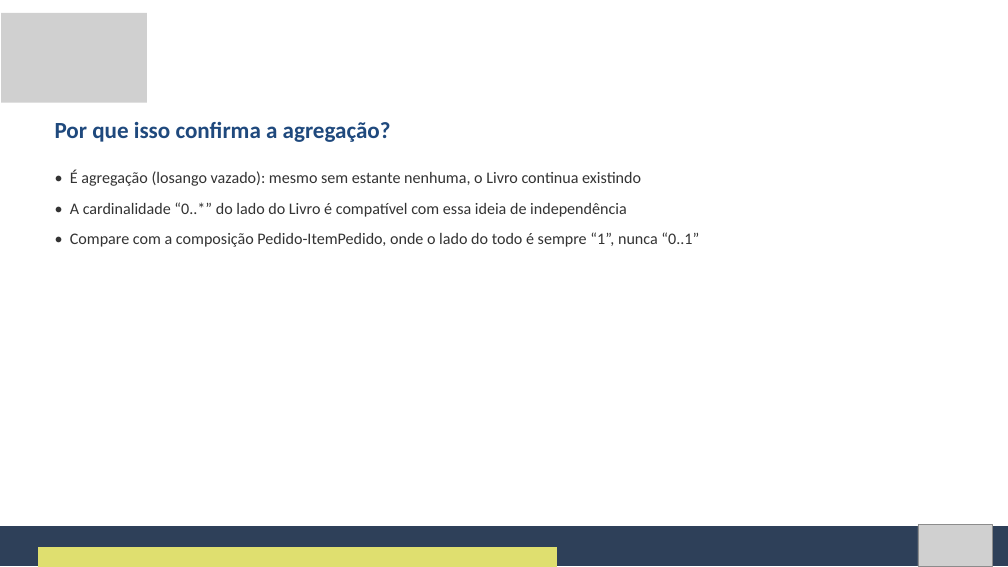
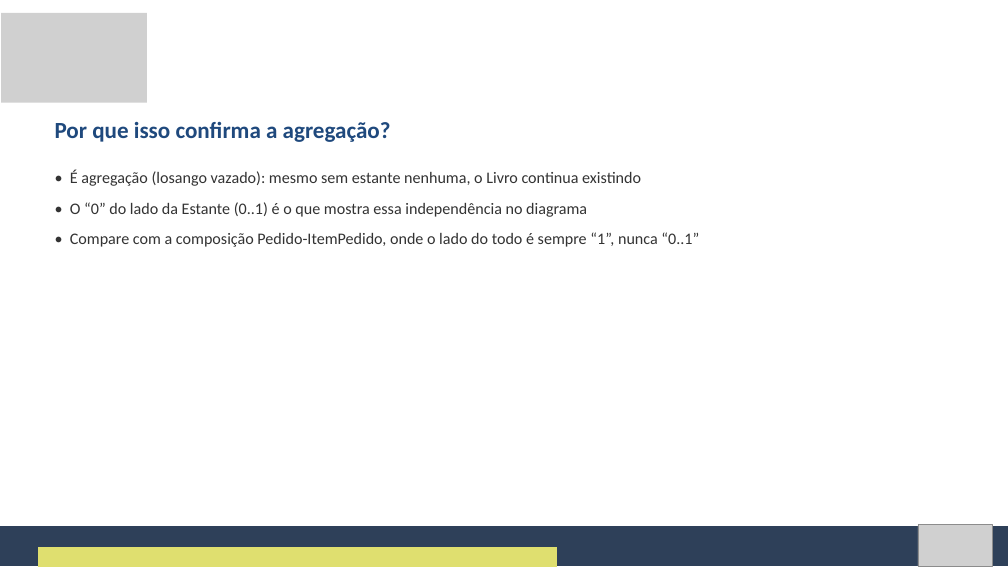
Before and after one commit to Natan20/Curso-Modelagem-De-Sistemas-Material, a slide deck: slide 62 of Aula 06 - 25-09-2026/Aula 6 - Slides.pptx. Drawn at 1008x567 pixels with LibreOffice and Linux fonts; fonts in the diff are those of the drawing; grey boxes stand for pictures. Boxes give left, top, right and bottom in pixels: in the first picture for what was removed or moved away, otherwise in the second. Text is boxed around its words. In the diff, an @@ line names an element or a change of style, - is before the commit and + after.

Commit message:
Corrige cardinalidade Estante-Livro e amplia Apostila da Aula 6
Estante 0..1 —— 0..* Livro: o 0..1 do lado da Estante é o que mostra que o livro existe fora de qualquer estante (agregação). Apostila ganha as seções 1.7 e 1.8 (das palavras do texto à cardinalidade; passo a passo com exemplo resolvido).

```diff
--- a/Aula 06 - 25-09-2026/Aula 6 - Slides.pptx
+++ b/Aula 06 - 25-09-2026/Aula 6 - Slides.pptx
@@ text at <box>70,202,587,217</box>: text changed @@
-• A cardinalidade “0..*” do lado do Livro é compatível com essa ideia de independência
+• O “0” do lado da Estante (0..1) é o que mostra essa independência no diagrama
```
Also in this commit, not shown: 12 other slides changed, 2 other files.
